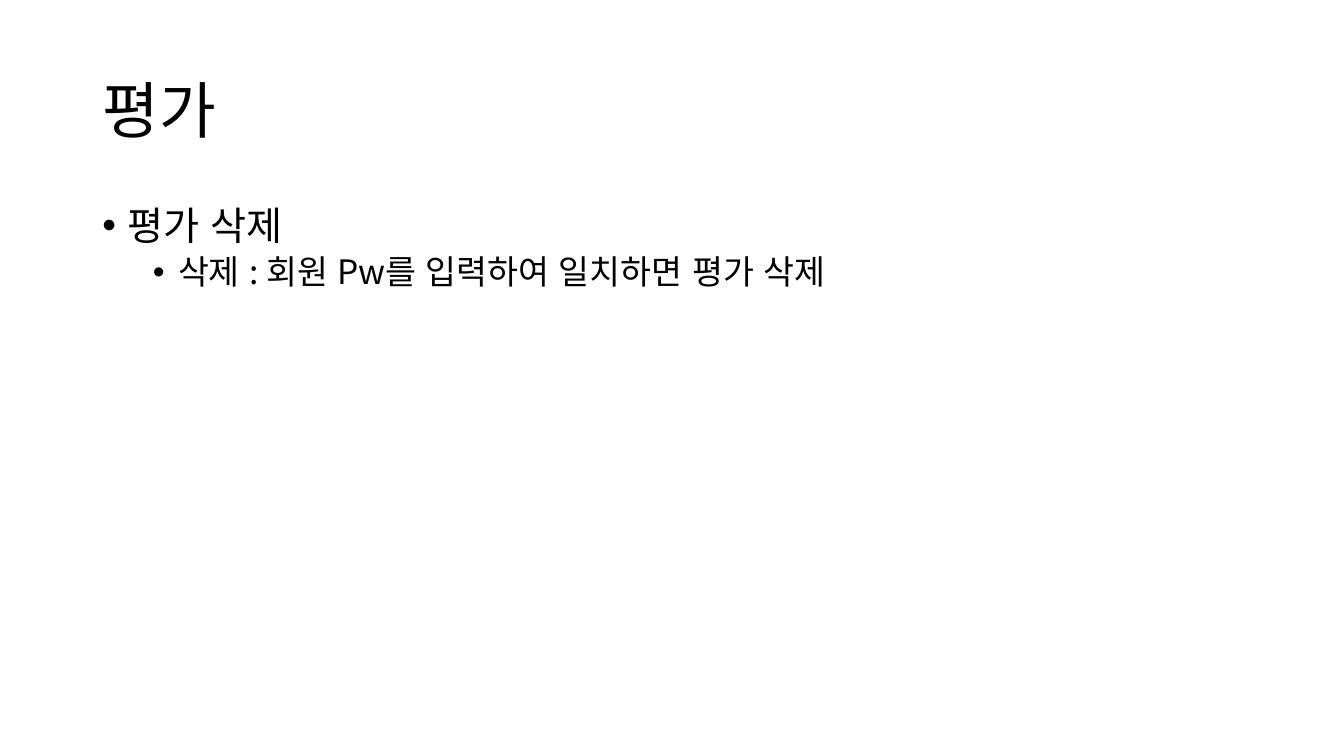
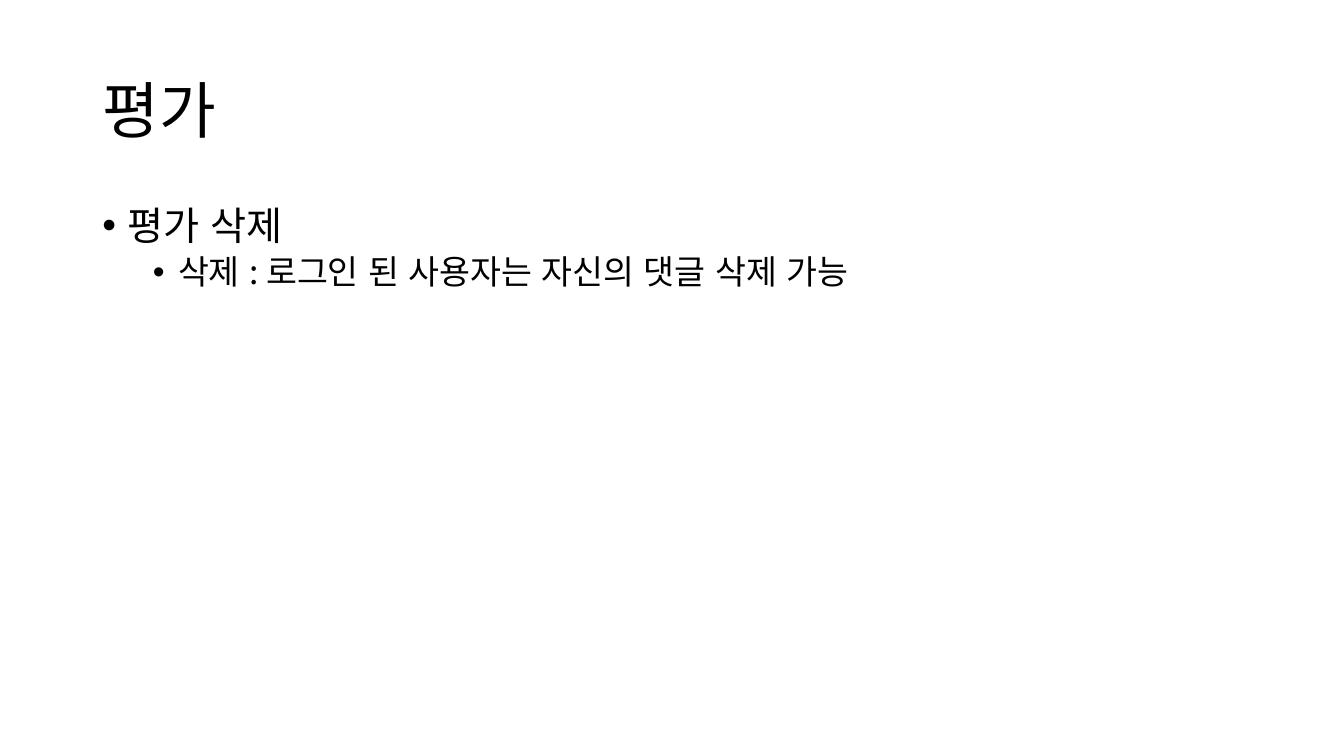
Before and after one commit to Singan/anabada-project, a slide deck: slide 13 of ppt/요구사항 명세서.pptx (slide 11 before the commit). Drawn at 1344x756 pixels with LibreOffice and Linux fonts; fonts in the diff are those of the drawing. Boxes give left, top, right and bottom in pixels: in the first picture for what was removed or moved away, otherwise in the second. Text is boxed around its words. In the diff, an @@ line names an element or a change of style, - is before the commit and + after.

```diff
--- a/ppt/요구사항 명세서.pptx
+++ b/ppt/요구사항 명세서.pptx
@@ text at <box>178,256,848,287</box>: text changed @@
-  • 삭제 : 회원 Pw를 입력하여 일치하면 평가 삭제
+  • 삭제 : 로그인 된 사용자는 자신의 댓글 삭제 가능
```
Also in this commit, not shown: 10 other slides changed, 4 slides added.
